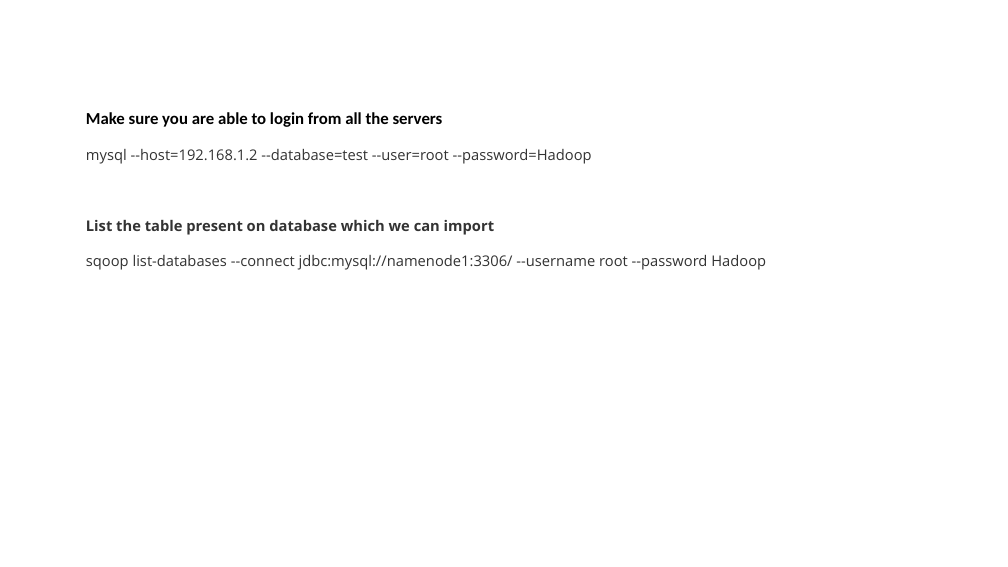
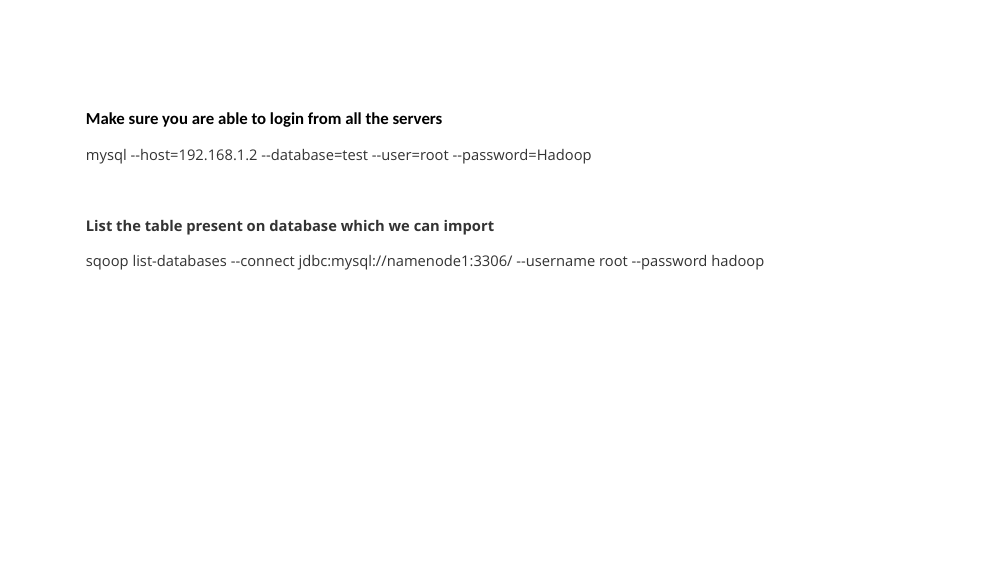
Before and after one commit to aashmishra/Bigdata_ppt, a slide deck: slide 9 of sqoop.pptx. Drawn at 1008x567 pixels with LibreOffice and Linux fonts; fonts in the diff are those of the drawing. Boxes give left, top, right and bottom in pixels: in the first picture for what was removed or moved away, otherwise in the second. Text is boxed around its words. In the diff, an @@ line names an element or a change of style, - is before the commit and + after.

```diff
--- a/sqoop.pptx
+++ b/sqoop.pptx
@@ text at (86, 255, 764, 270): text changed @@
-sqoop list-databases --connect jdbc:mysql://namenode1:3306/ --username root --password Hadoop
+sqoop list-databases --connect jdbc:mysql://namenode1:3306/ --username root --password hadoop
```
Also in this commit, not shown: 6 other slides changed.
